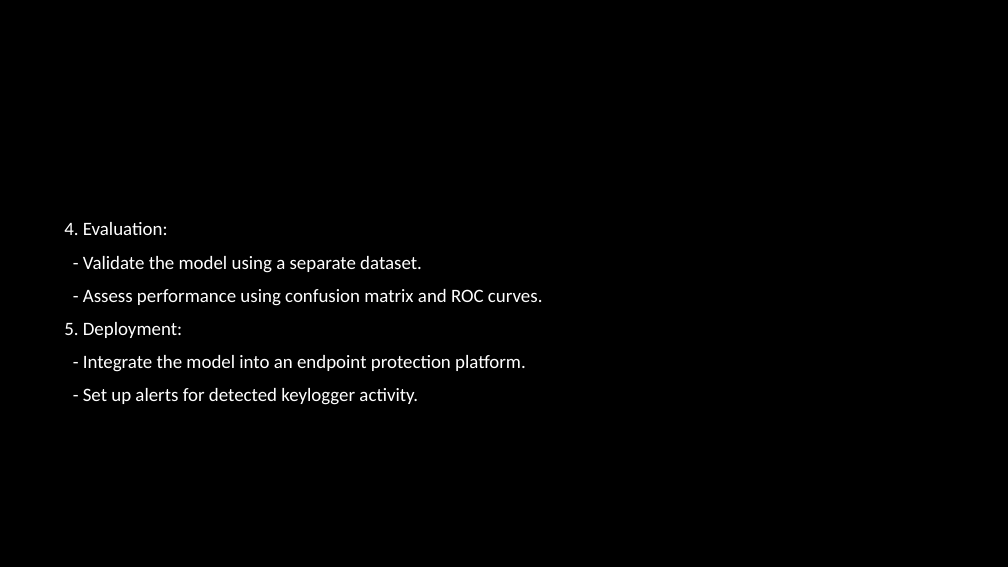
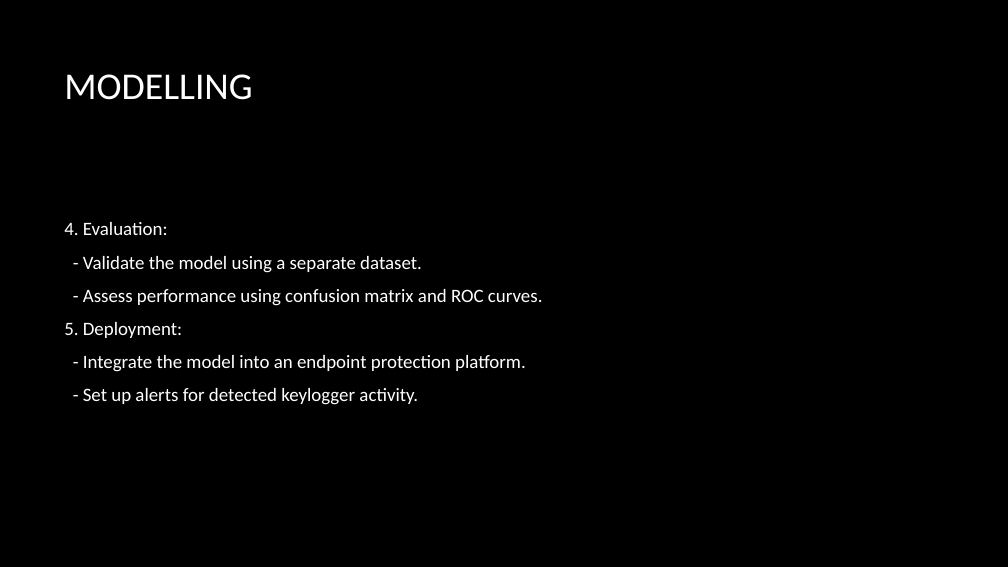
Before and after one commit to AHHarshi/hima_apssdc, a slide deck: slide 10 of hima.pptx. Drawn at 1008x567 pixels with LibreOffice and Linux fonts; fonts in the diff are those of the drawing; background and template pictures are left out. Boxes give left, top, right and bottom in pixels: in the first picture for what was removed or moved away, otherwise in the second. Text is boxed around its words. In the diff, an @@ line names an element or a change of style, - is before the commit and + after.

```diff
--- a/hima.pptx
+++ b/hima.pptx
@@ title added at (x1=64, y1=74, x2=252, y2=100), 36 pt, text #FFFFFF @@
+MODELLING
```
Also in this commit, not shown: 4 other slides changed, 2 slides added, 3 slides removed.
